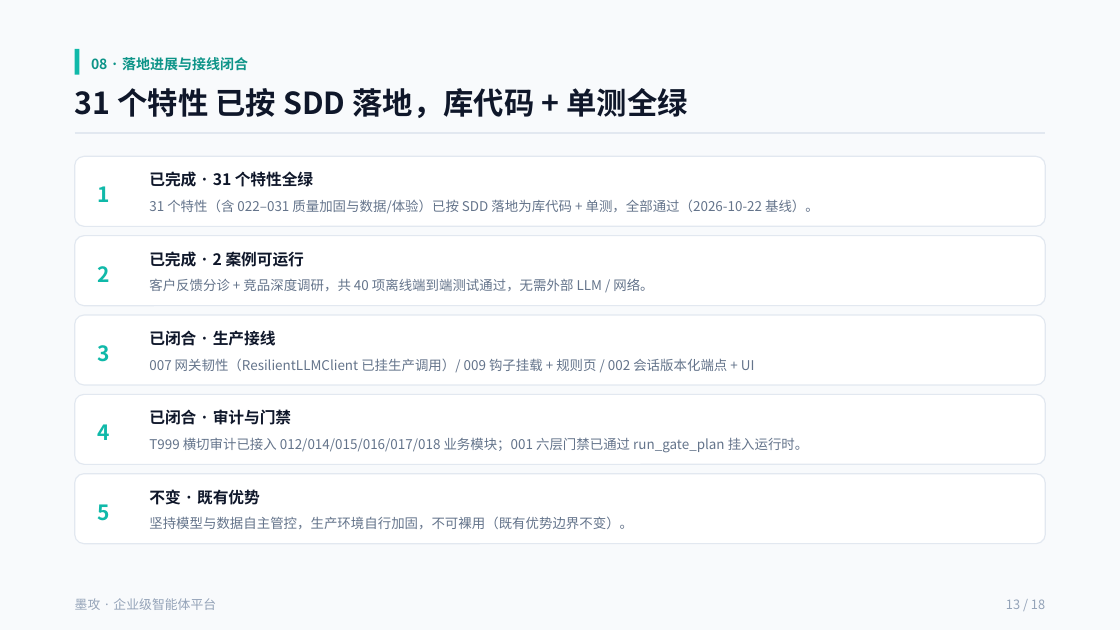
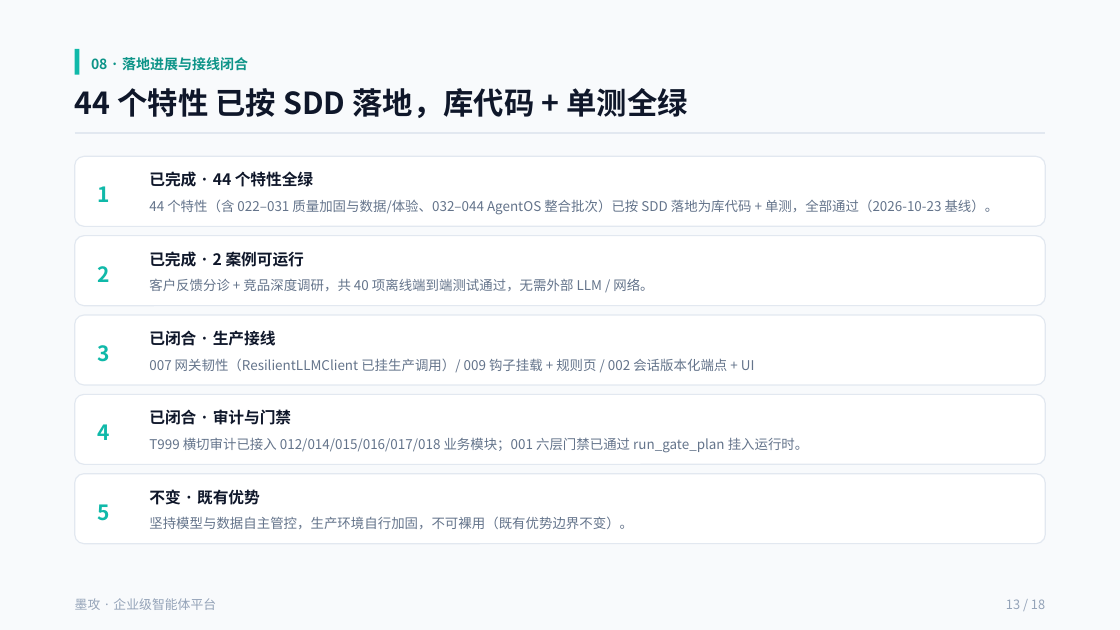
Before and after one commit to cooper2006/mogo, a slide deck: slide 13 of docs/intro-v4.pptx. Drawn at 1120x630 pixels with LibreOffice and Linux fonts; fonts in the diff are those of the drawing. Boxes give left, top, right and bottom in pixels: in the first picture for what was removed or moved away, otherwise in the second. Text is boxed around its words. In the diff, an @@ line names an element or a change of style, - is before the commit and + after.

Commit message:
docs: 刷新 README 与 intro-v4.pptx 对齐 v0.2.5 / 44 特性 / 1044 任务
- README(中/英): 特性计数 31→44、任务 1000+→1044、分组六→七、补 AgentOS 整合批次 032–044 章节与表格
- intro-v4.pptx: 封面 v0.2.4→v0.2.5 / 2026-10-22→2026-10-23；多处 31→44、1000+→1044；注记补 032–044（保持 18 页）

```diff
--- a/docs/intro-v4.pptx
+++ b/docs/intro-v4.pptx
@@ text at <box>75,88,687,118</box>: text changed @@
-31 个特性 已按 SDD 落地，库代码 + 单测全绿
+44 个特性 已按 SDD 落地，库代码 + 单测全绿
@@ text at <box>149,171,313,187</box>: text changed @@
-已完成 · 31 个特性全绿
+已完成 · 44 个特性全绿
@@ text at <box>149,199,999,215</box>: text changed @@
-31 个特性（含 022–031 质量加固与数据/体验）已按 SDD 落地为库代码 + 单测，全部通过（2026-10-22 基线）。
+44 个特性（含 022–031 质量加固与数据/体验、032–044 AgentOS 整合批次）已按 SDD 落地为库代码 + 单测，全部通过（2026-10-23 基线）。
```
Also in this commit, not shown: 4 other slides changed, 2 other files.
